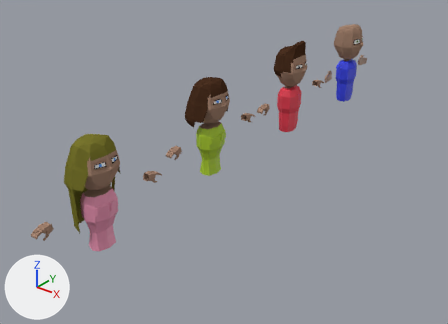
The Blender file Assets/Low Poly Characters/Humans_Low_Poly(.blend).blend, before and after one commit.
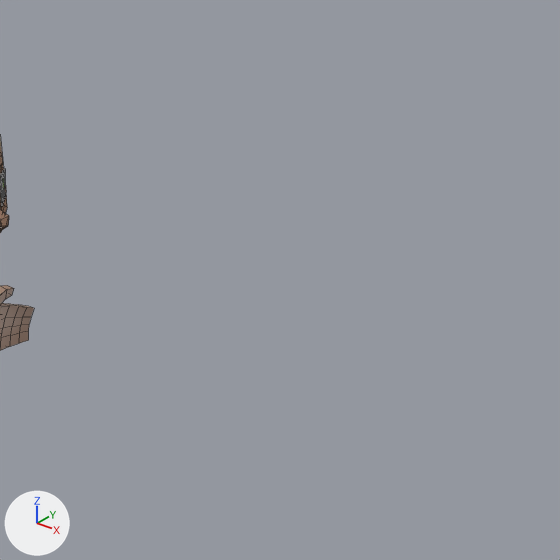
Old and new are each drawn whole from a camera (50 mm lens) standing at (30.1, -48.0, 27.3) and looking at (-1.8, -8.0, 2.6) and again close up on the part from 81% to 100% of the width and 3% to 30% of the height. Every picture has the same lights, and +X, +Y and +Z are marked at lower left. The close-ups show mesh edges as thin lines.

The older version as bpy lines, for what is in view:
```python
me_cube_006 = bpy.data.meshes.new('Cube.006')
me_cube_006.from_pydata(...)  # 72 vertices, 70 faces; spans x -0.042..0.018, y -0.1..0.066, z -0.102..0.12
me_cube_006.materials.append(mat_material_007)  # beige #a3836f
ob_handl = bpy.data.objects.new('HandL', me_cube_006)
ob_handl.location = (-0.28, 14.81, 7.33)
ob_handl.rotation_euler = (1.571, 0.0, 3.142)  # degrees (90, 0, 180)
ob_handl.scale = (7.0, 7.0, 7.0)
```
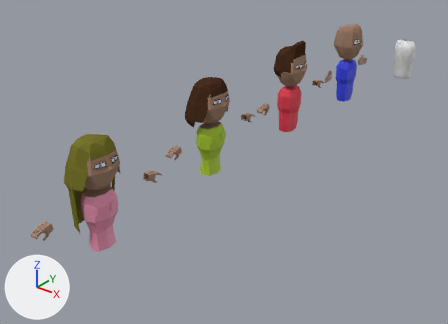
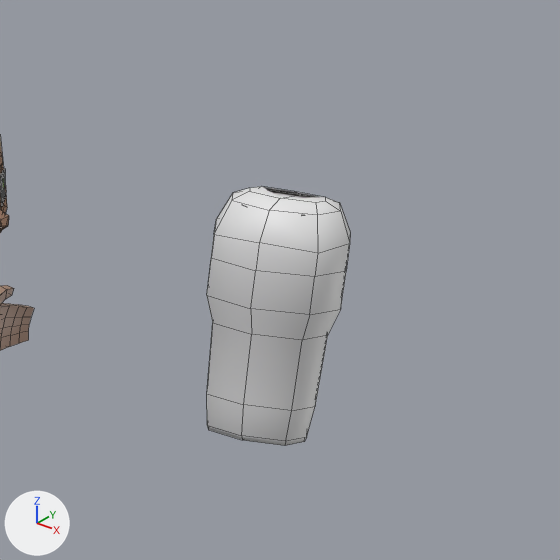
What differs and where, as boxes [x1, y1, x2, y2] in the close-ups (560 x 560 px):
'Body.001', added: after [207, 186, 350, 446]

What changed in the scene script:
```text
Add me_cube_002:
    me_cube_002.from_pydata(...)  # 130 vertices, 104 faces; spans x -1.28..1.28, y -0.87..0.92, z -6.63..-2.17
    me_cube_002.polygons.foreach_set('use_smooth', [True] * 104)
Add ob_body_001:
    ob_body_001 = bpy.data.objects.new('Body.001', me_cube_002)
    ob_body_001.location = (1.83, 21.63, 10.45)
    ob_body_001.rotation_euler = (0.0, 0.0, -3.142)  # degrees (0, 0, -180)
```
